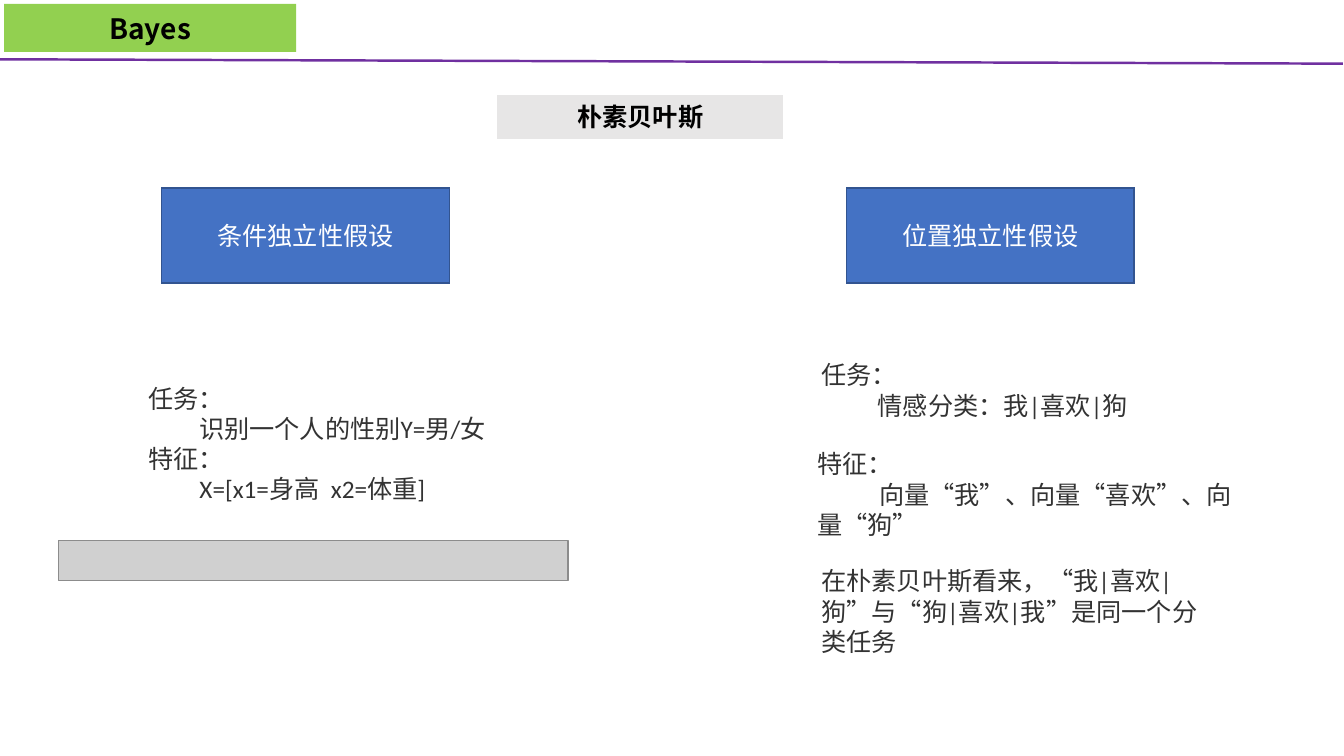
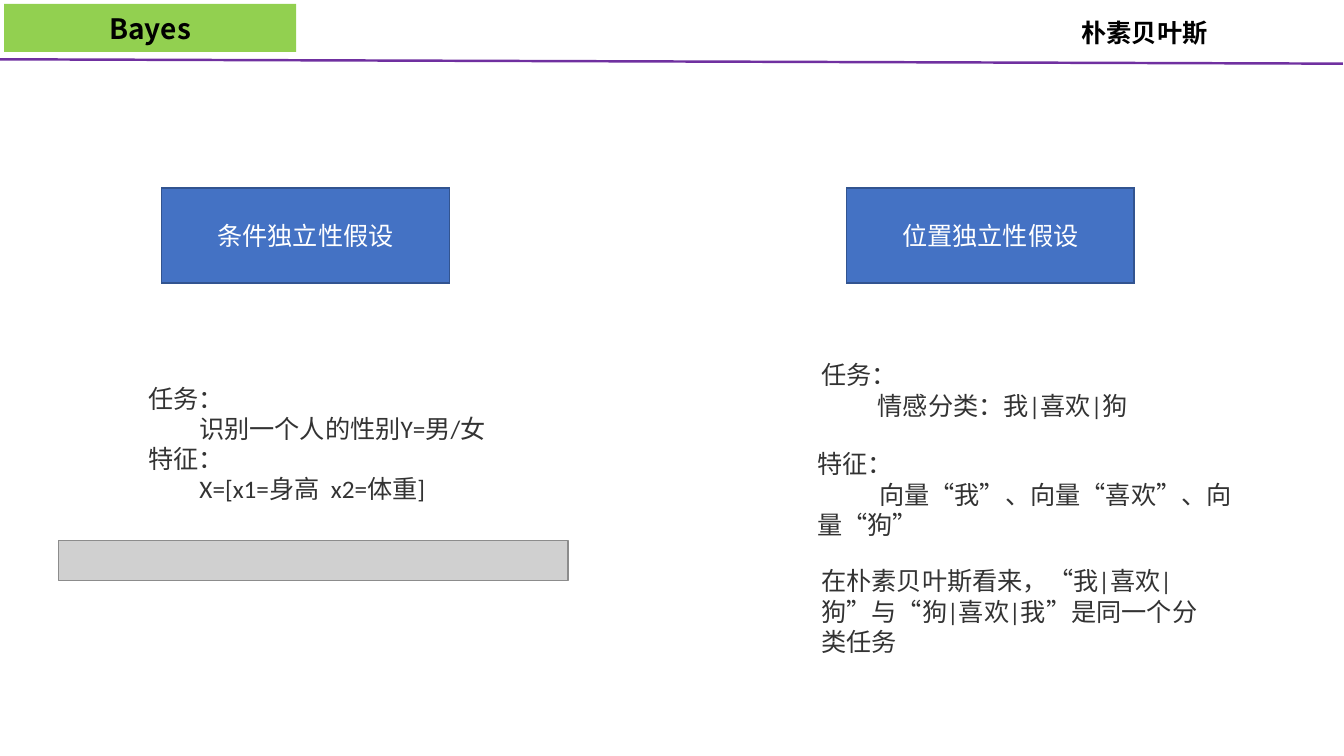
Before and after one commit to xiaomi0922/Luckid, a slide deck: slide 1 of NLP/bayes.pptx. Drawn at 1344x756 pixels with LibreOffice and Linux fonts; fonts in the diff are those of the drawing; grey boxes stand for pictures. Boxes give left, top, right and bottom in pixels: in the first picture for what was removed or moved away, otherwise in the second. Text is boxed around its words. In the diff, an @@ line names an element or a change of style, - is before the commit and + after.

```diff
--- a/NLP/bayes.pptx
+++ b/NLP/bayes.pptx
@@ text "朴素贝叶斯": place and size @@
-text "朴素贝叶斯" at (497, 94, 784, 139)
+text "朴素贝叶斯" at (1082, 20, 1208, 45)
@@ text "朴素贝叶斯" at (1082, 20, 1208, 45): vertical alignment middle to top; fill #E7E6E6 to none; outline #FFFFFF 1 pt to none @@
```
Also in this commit, not shown: 1 other slide changed, 1 slide added, 1 slide removed, 16 other files.
